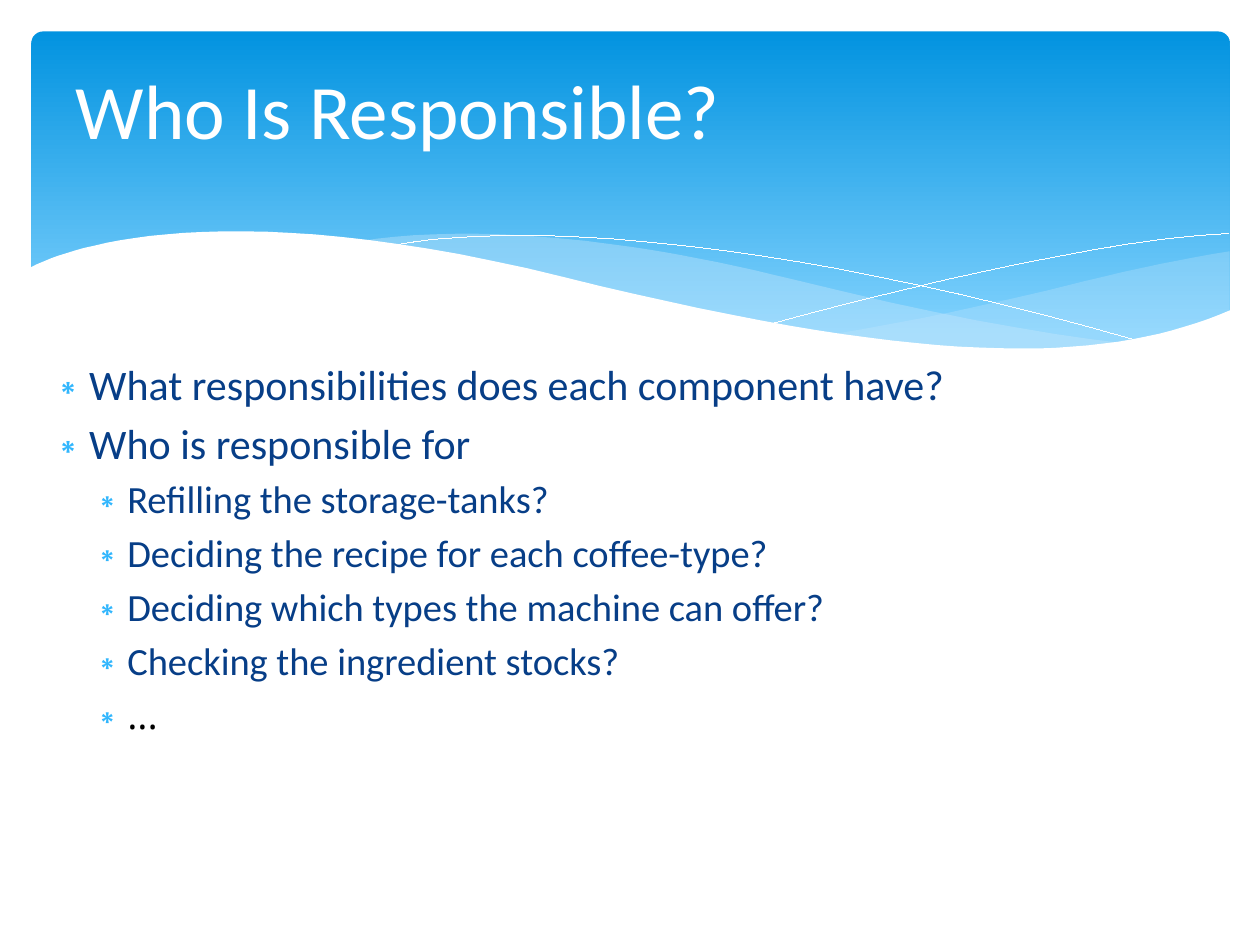
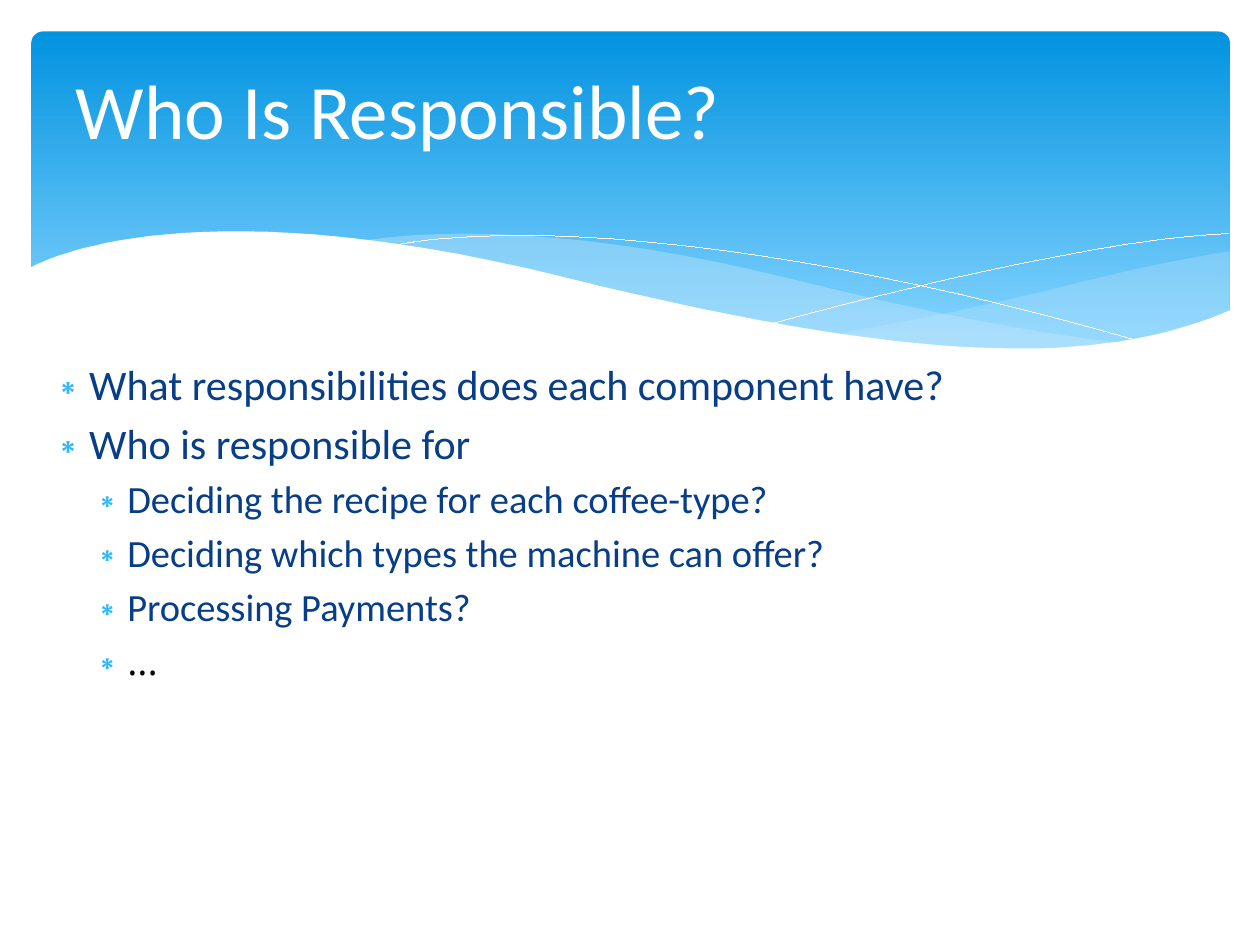
Before and after one commit to chris-turps/QA_Python3, a slide deck: slide 7 of DG_05 Responsibilities.pptx (slide 5 before the commit). Drawn at 1260x945 pixels with LibreOffice and Linux fonts; fonts in the diff are those of the drawing. Boxes give left, top, right and bottom in pixels: in the first picture for what was removed or moved away, otherwise in the second. Text is boxed around its words. In the diff, an @@ line names an element or a change of style, - is before the commit and + after.

```diff
--- a/DG_05 Responsibilities.pptx
+++ b/DG_05 Responsibilities.pptx
@@ text at (127, 486, 549, 520): paragraph removed @@
-  ∗ Refilling the storage-tanks?
@@ text at (127, 594, 470, 628): text changed @@
-  ∗ Checking the ingredient stocks?
+  ∗ Processing Payments?
```
Also in this commit, not shown: 1 other slide changed, 2 slides added, 11 other files.
